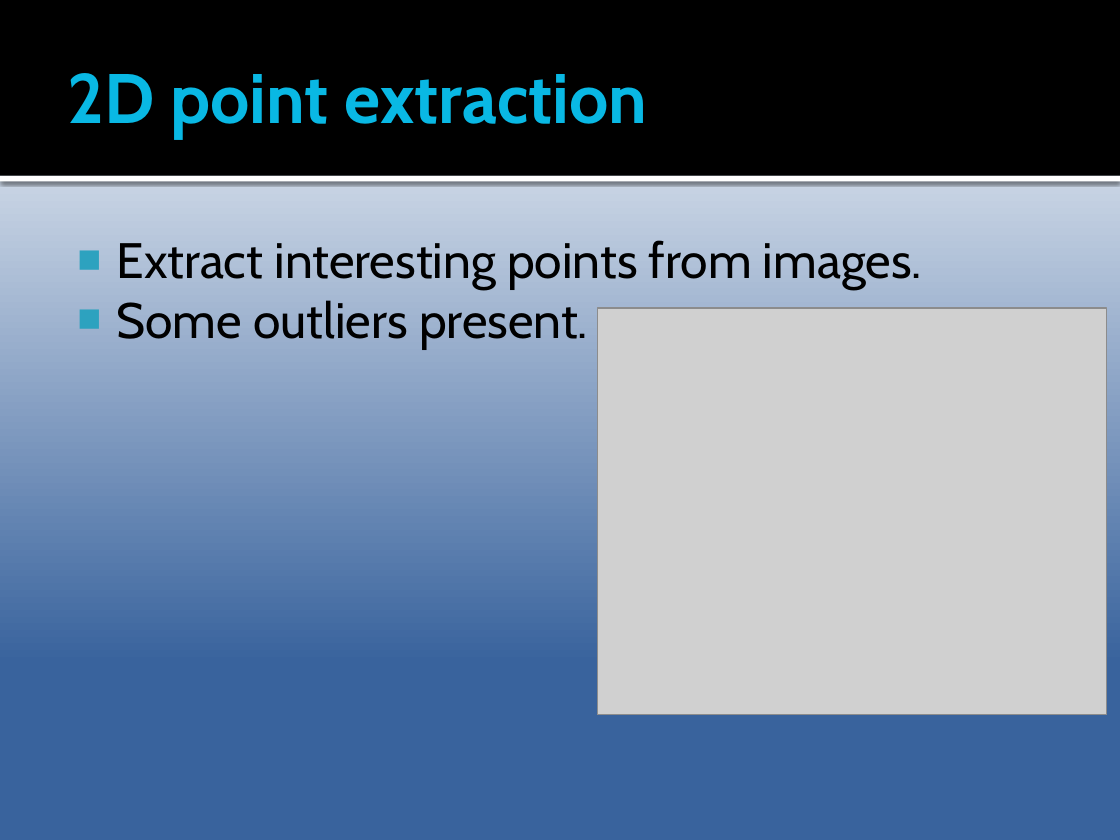
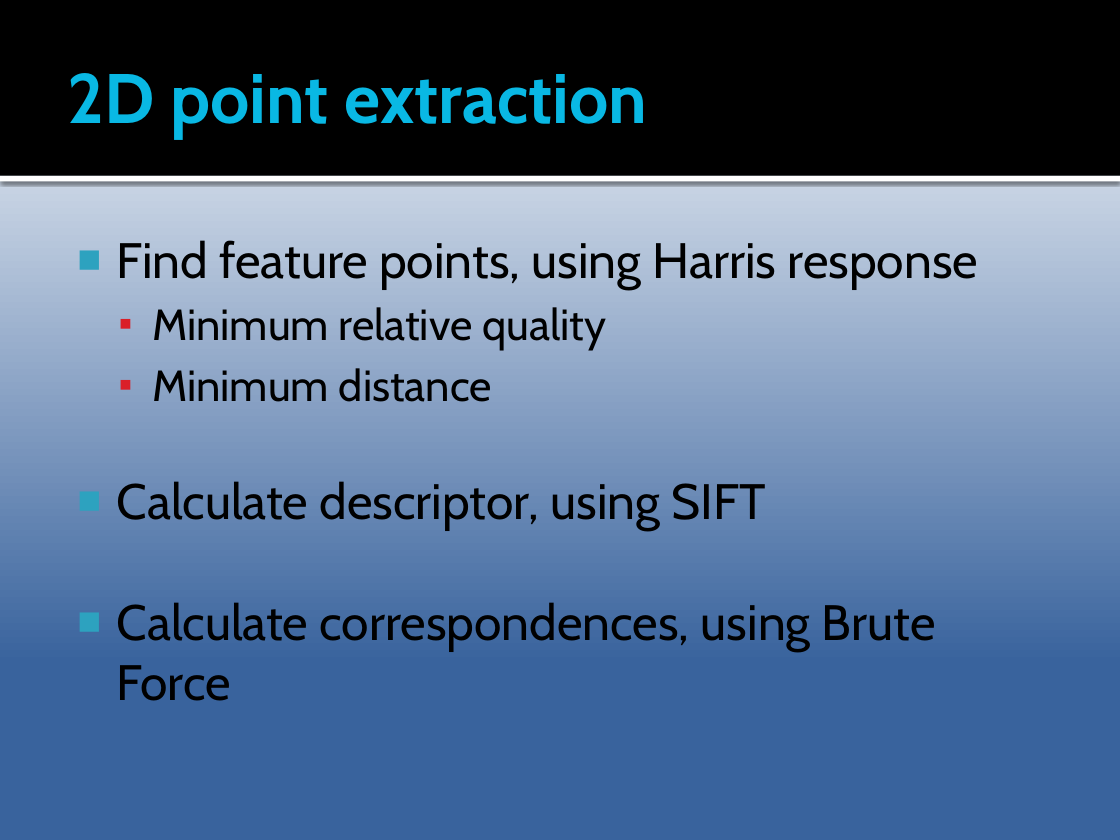
Before and after one commit to Epipolarna/Tracking, a slide deck: slide 6 of 3D Reconstruction/Documentation/TSBB15prez.pptx. Drawn at 1120x840 pixels with LibreOffice and Linux fonts; fonts in the diff are those of the drawing; grey boxes stand for pictures. Boxes give left, top, right and bottom in pixels: in the first picture for what was removed or moved away, otherwise in the second. Text is boxed around its words. In the diff, an @@ line names an element or a change of style, - is before the commit and + after.

```diff
--- a/3D Reconstruction/Documentation/TSBB15prez.pptx
+++ b/3D Reconstruction/Documentation/TSBB15prez.pptx
@@ text at (116,240,978,701): text changed @@
-■ Extract interesting points from images.
-■ Some outliers present.
+■ Find feature points, using Harris response
+  ▪ Minimum relative quality
+  ▪ Minimum distance
+■ Calculate descriptor, using SIFT
+■ Calculate correspondences, using Brute Force
@@ picture removed at (597,308,1107,715) @@
```
Also in this commit, not shown: 3 slides added, 1 slide removed.
